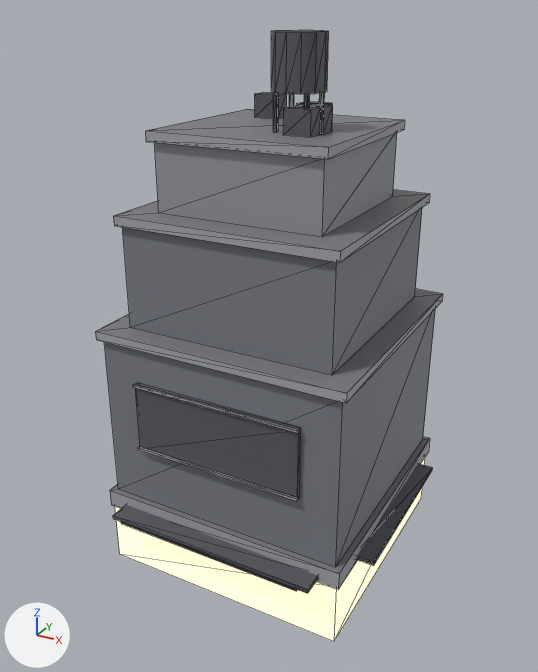
Two versions of the glTF model assets/future/models/neon_city/s14_zig.glb, one commit apart.
The view is the same before and after, from a 50 mm lens placed at (18.0, -33.9, 29.8), pointed at (-0.1, -1.1, 13.4). The lights are fixed; the arrows at lower left show +X, +Y and +Z. The older version comes first. Mesh edges are drawn as thin lines. Vertices at exactly the same position are counted once.

Script lines for the objects in view, before the commit:
```python
me_s14_zig = bpy.data.meshes.new('s14_zig')
me_s14_zig.from_pydata(...)  # 216 vertices, 312 faces; spans x -8.1..8.1, y -8.3..7.2, z 0.0..28.9
# faces by material slot: [8, 16, 8, 14, 64, 190, 12]
me_s14_zig.materials.append(mat_fa_a)  # grey #95979e
me_s14_zig.materials.append(mat_fa_c)  # grey #7c7e86
me_s14_zig.materials.append(mat_shop)  # beige #cbb395, glowing beige #ffe1bc
me_s14_zig.materials.append(mat_roof)  # grey #7c7c81
me_s14_zig.materials.append(mat_trim)  # grey #a6a8ad
me_s14_zig.materials.append(mat_metal)  # dark grey #595961
me_s14_zig.materials.append(mat_neon_a)  # orange #ffce76, glowing orange #ffce76
ob_s14_zig = bpy.data.objects.new('s14_zig', me_s14_zig)
ob_s14_zig.location = (0.0, 0.0, 0.0)
```
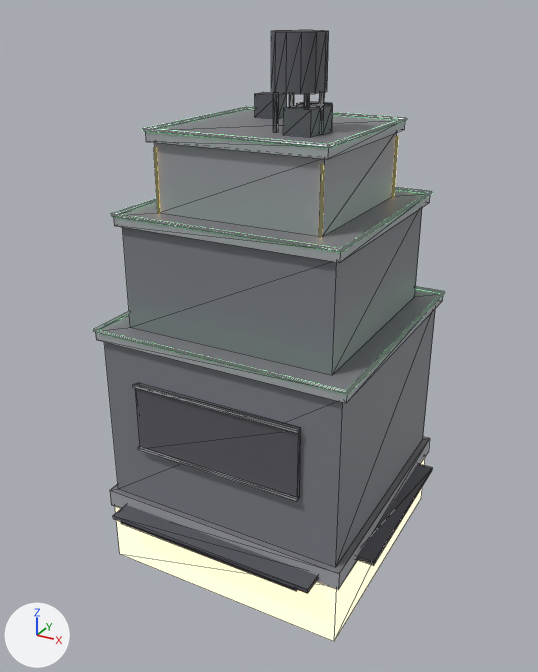
Edits to the bpy script that builds the scene:
```text
Add mat_neon_l:
    mat_neon_l = principled_material('neon_l')
    mat_neon_l.base_color = (0.35, 1.0, 0.45)  # green #a0ffb3
    mat_neon_l.emission_color = (0.35, 1.0, 0.45)  # green #a0ffb3
    mat_neon_l.emission_strength = 2.0
Change me_s14_zig:
    used by ob_s14_zig; location = (0.0, 0.0, 0.0)
    remove me_s14_zig.from_pydata(...)  # 216 vertices, 312 faces; spans x -8.1..8.1, y -8.3..7.2, z 0.0..28.9
    add me_s14_zig.from_pydata(...)  # 388 vertices, 640 faces; spans x -8.1..8.1, y -8.3..7.2, z 0.0..28.9
    me_s14_zig part 1: a new loose piece, a 6-sided cylinder along z spanning x -4.51..-4.38, y -4.61..-4.49, z 20.5..23.7, in mat_neon_a (orange #ffce76, glowing orange #ffce76)
    me_s14_zig part 2: a new loose piece, a 6-sided cylinder along z spanning x 4.38..4.51, y -4.61..-4.49, z 20.5..23.7, in mat_neon_a (orange #ffce76, glowing orange #ffce76)
    me_s14_zig part 3: a new loose piece, a 6-sided cylinder along z spanning x 4.49..4.62, y 4.39..4.51, z 20.5..23.7, in mat_neon_a (orange #ffce76, glowing orange #ffce76)
    me_s14_zig part 4: a new loose piece of 40 vertices spanning x -7.2..7.2, y -7.2..7.2, z 14.5..14.6, in mat_neon_l (green #a0ffb3, glowing green #a0ffb3)
    me_s14_zig part 5: a new loose piece of 40 vertices spanning x -6.2..6.2, y -6.2..6.2, z 20.5..20.6, in mat_neon_l (green #a0ffb3, glowing green #a0ffb3)
    me_s14_zig part 6: a new loose piece of 40 vertices spanning x -4.9..4.9, y -4.9..4.9, z 24.5..24.6, in mat_neon_l (green #a0ffb3, glowing green #a0ffb3)
    other edits to the shape of me_s14_zig do not show in these pictures
    add me_s14_zig.materials.append(mat_neon_l)  # green #a0ffb3, glowing green #a0ffb3
```

Pixel boxes (x1, y1, x2, y2) of what changed, in the pictures (538 x 672 px):
's14_zig', reshaped
    before: (95, 30, 443, 641)
    after: (93, 30, 445, 641)
part 1 of me_s14_zig, added
    after: (154, 147, 160, 213)
part 2 of me_s14_zig, added
    after: (319, 164, 324, 237)
part 3 of me_s14_zig, added
    after: (392, 136, 398, 197)
part 4 of me_s14_zig, added
    after: (93, 287, 445, 394)
part 5 of me_s14_zig, added
    after: (111, 187, 432, 252)
part 6 of me_s14_zig, added
    after: (143, 107, 407, 147)
